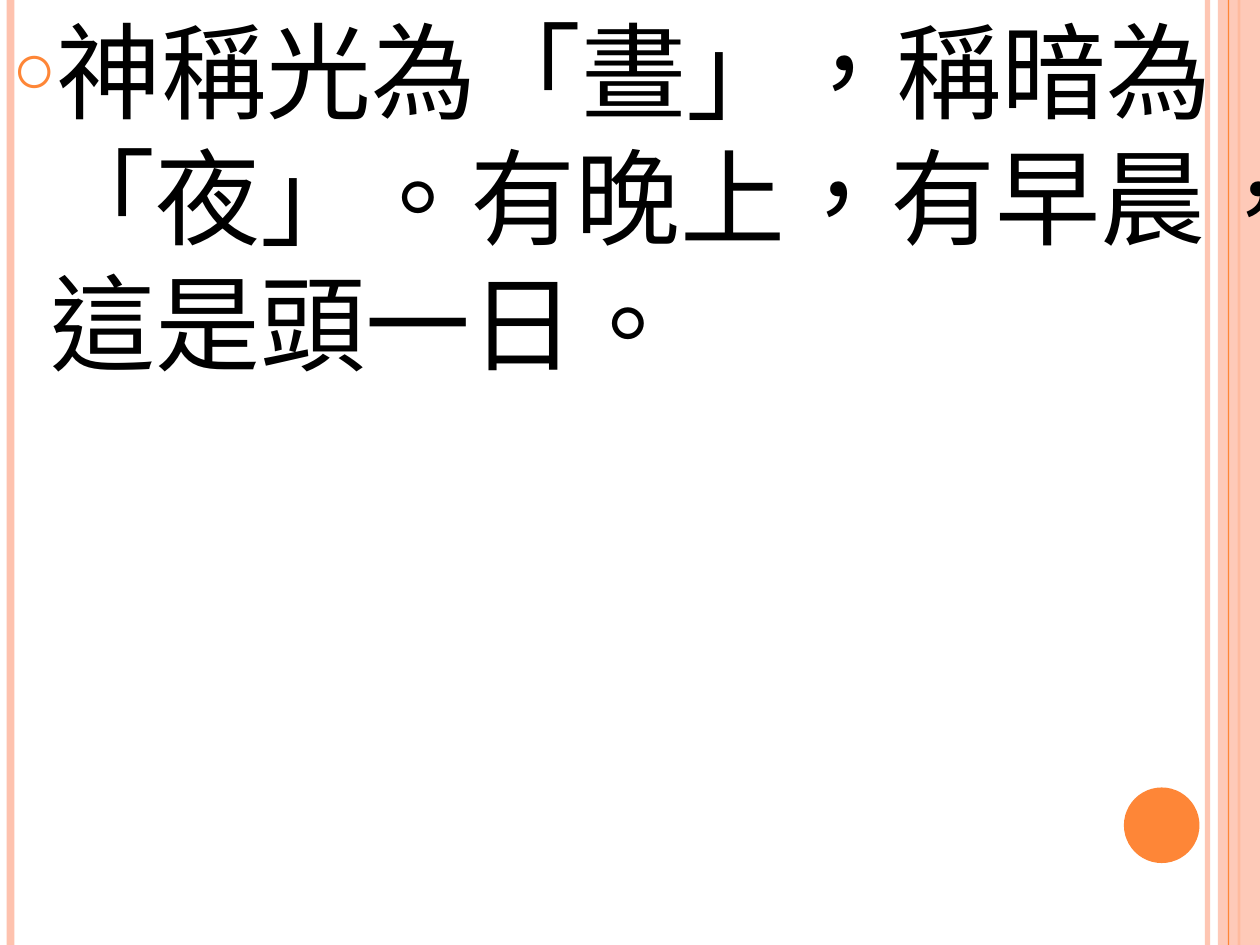
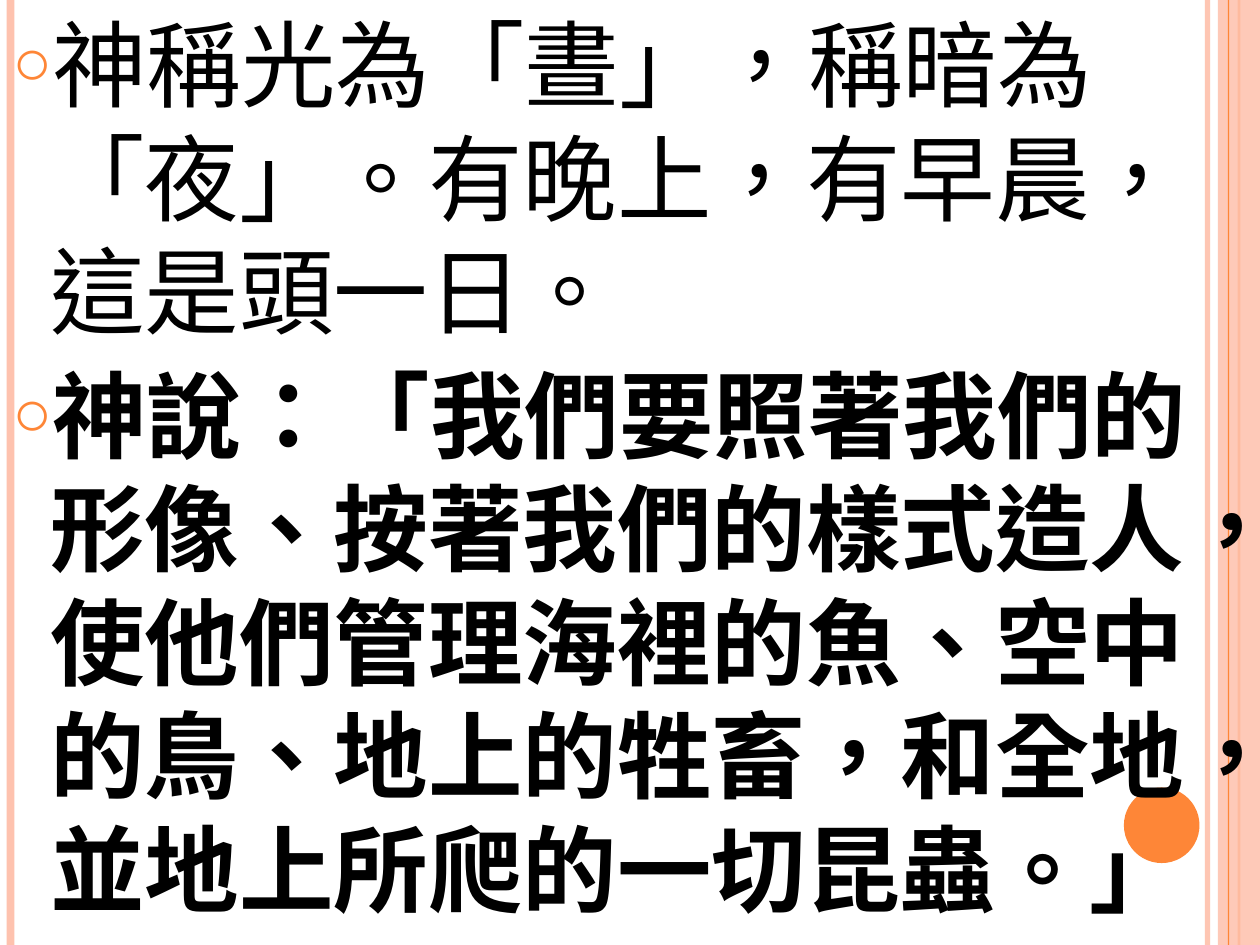
Before and after one commit to batisuoc/worship-resources, a slide deck: slide 3 of 2奇妙作為.pptx. Drawn at 1260x945 pixels with LibreOffice and Linux fonts; fonts in the diff are those of the drawing. Boxes give left, top, right and bottom in pixels: in the first picture for what was removed or moved away, otherwise in the second. Text is boxed around its words. In the diff, an @@ line names an element or a change of style, - is before the commit and + after.

Commit message:
Update ppts

```diff
--- a/2奇妙作為.pptx
+++ b/2奇妙作為.pptx
@@ text at <box>50,20,1184,335</box>: size 60 to 54 pt in "神稱光為「晝」，稱暗為「夜」。有晚上，有早晨，這是頭一日。" @@
@@ text at <box>50,370,1260,914</box>: paragraph added @@
+○ 神說：「我們要照著我們的形像、按著我們的樣式造人，使他們管理海裡的魚、空中的鳥、地上的牲畜，和全地，並地上所爬的一切昆蟲。」
```
Also in this commit, not shown: 3 other slides changed, 1 slide removed, 8 other files.
